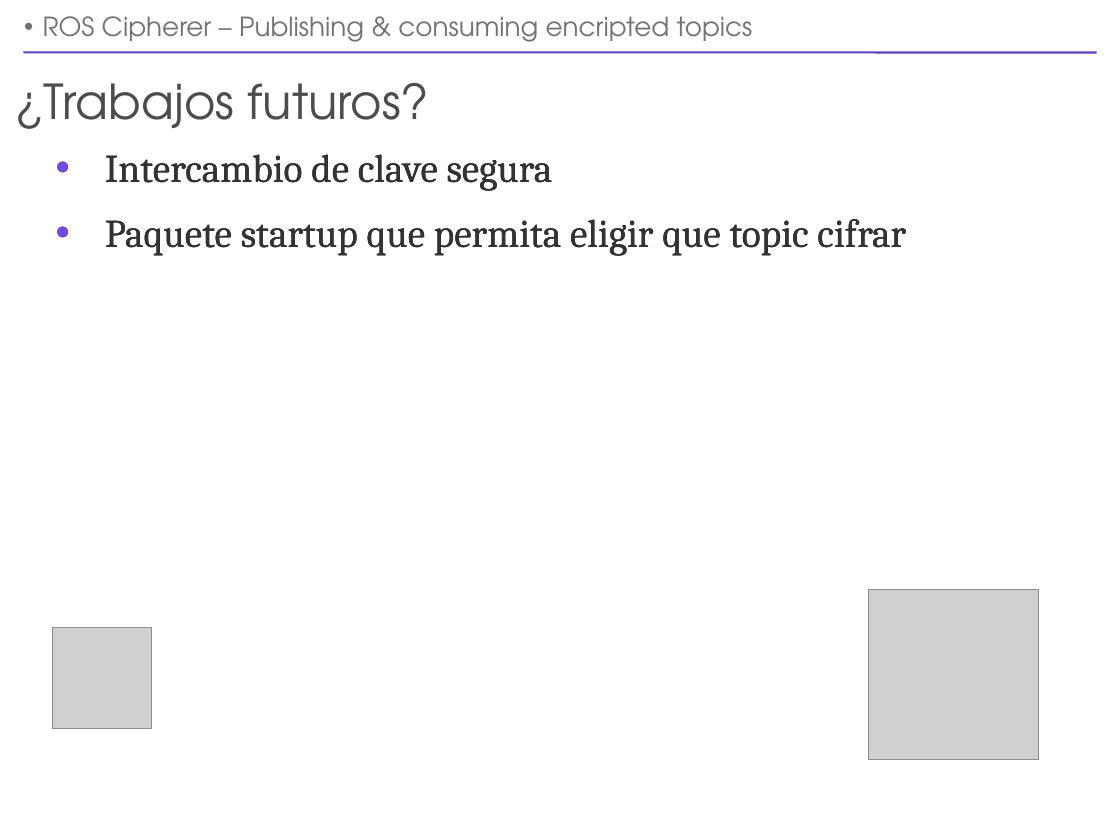
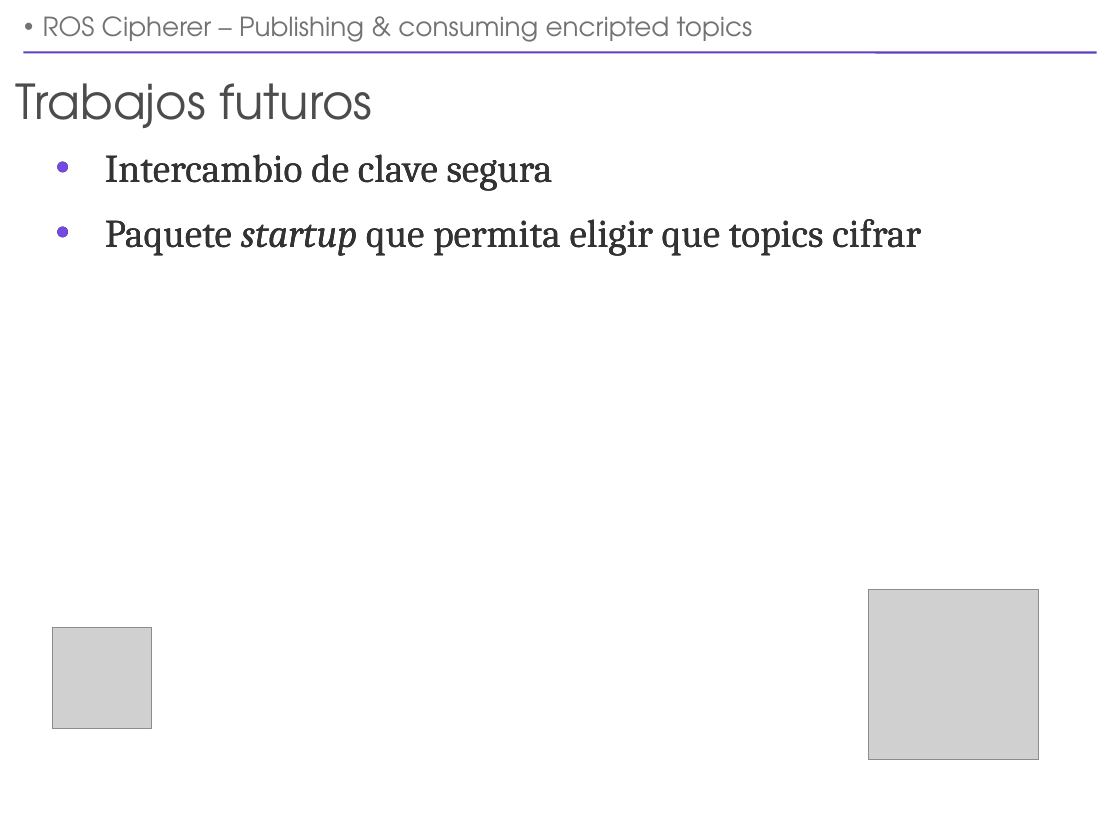
Before and after one commit to UleRobots/ROS-cipherer, a slide deck: slide 7 of doc/ros-cipherer-presentation-v2.odp. Drawn at 1120x840 pixels with LibreOffice and Linux fonts; fonts in the diff are those of the drawing; grey boxes stand for pictures. Boxes give left, top, right and bottom in pixels: in the first picture for what was removed or moved away, otherwise in the second. Text is boxed around its words. In the diff, an @@ line names an element or a change of style, - is before the commit and + after.

Commit message:
Final version of presentation.

```diff
--- a/doc/ros-cipherer-presentation-v2.odp
+++ b/doc/ros-cipherer-presentation-v2.odp
@@ title at bbox=[16, 83, 372, 128]: text changed @@
-¿Trabajos futuros?
+Trabajos futuros
@@ text at bbox=[105, 219, 921, 256]: text changed @@
-• Paquete startup que permita eligir que topic cifrar
+• Paquete startup que permita eligir que topics cifrar
```
Also in this commit, not shown: 5 other slides changed, 1 other file.
